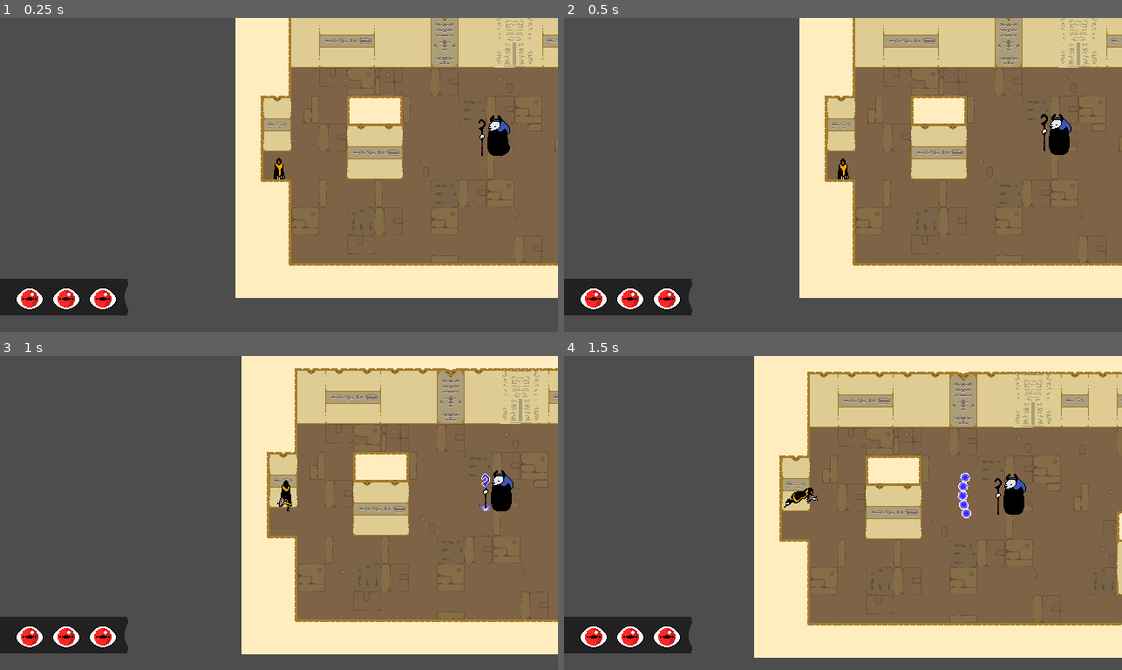
Above: before the commit, frames 1-4 (two rows, left to right).
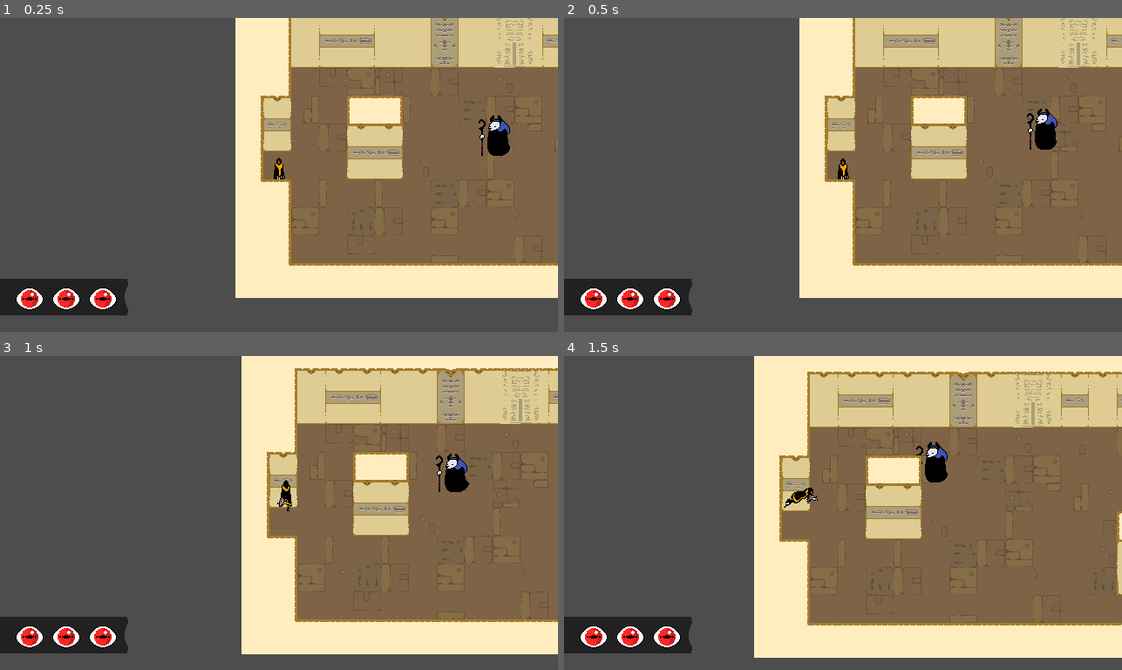
Above: after the commit, the same moments.

Repository: Lukko-Digital/WellesleyGameJam2024
Game: Godot game, scene res://levels/level_0.tscn
Same seed, same stepped clock (60 frames per second), same inputs: the game is played once before the commit and once after it. This scene is started directly instead of the project's main scene.
Inputs (mouse positions are in pixels of both pictures, inside the frame that each line leads up to):
- Up to frame 1 (0.25 s): no input
- Up to frame 2 (0.5 s): no input
- Up to frame 3 (1 s): move the mouse to (251, 575) at 0.52 s; press the mouse at (251, 575) at 0.53 s; hold W (up) from 0.53 s (still down)
- Up to frame 4 (1.5 s): keep holding W (up); move the mouse to (1010, 560) at 1.27 s; release the mouse at (1010, 560) at 1.28 s; tap Shift (roll) at 1.35 s

Frame 1 is identical in both runs. In frame 2, 0.7% of the frame differs, in the area x 82-91%, y 28-44%; in frame 3, 1.0%; in frame 4, 1.1%, in the area x 63-83%, y 27-52%.

Commit message:
ray collides wall

Diff:
--- a/src/enemies/ranged_guy.tscn
+++ b/src/enemies/ranged_guy.tscn
@@ -96,4 +96,4 @@
 
 [node name="AttackRay" type="RayCast2D" parent="enemy"]
 target_position = Vector2(250, 0)
-collision_mask = 2
+collision_mask = 3
